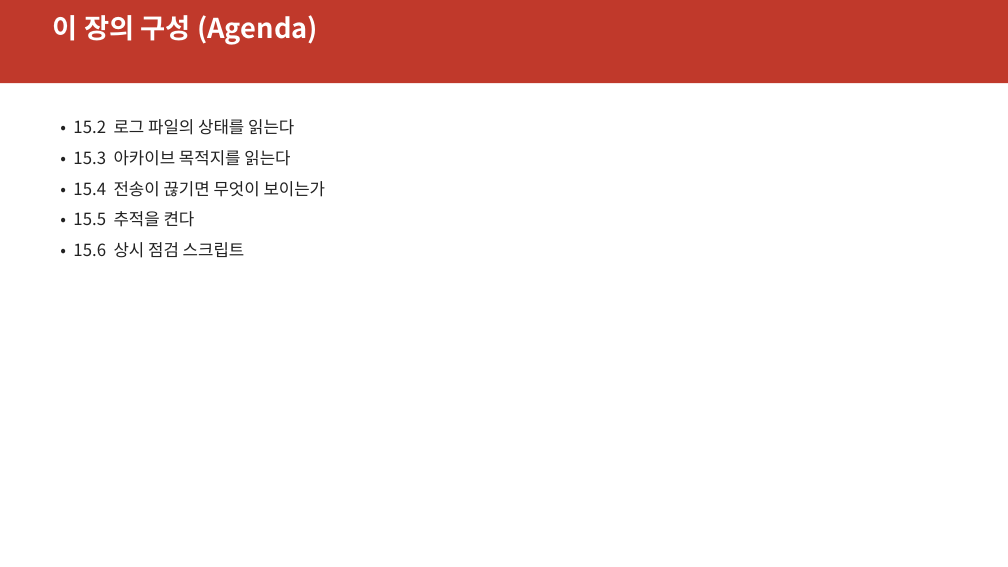
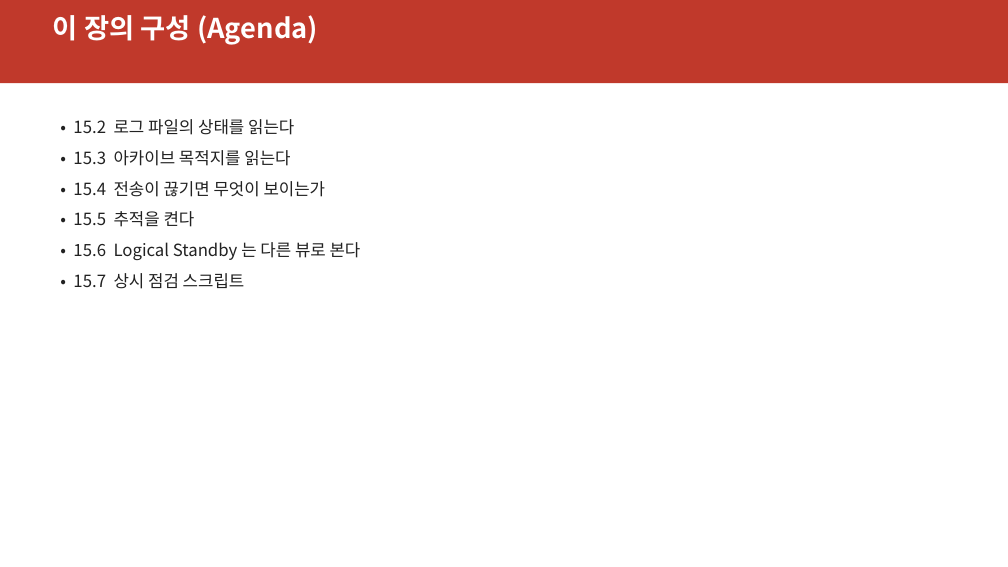
Before and after one commit to elpisk/OracleManual, a slide deck: slide 3 of ADG/15장/15장_V뷰기반모니터링과문제해결.pptx. Drawn at 1008x567 pixels with LibreOffice and Linux fonts; fonts in the diff are those of the drawing. Boxes give left, top, right and bottom in pixels: in the first picture for what was removed or moved away, otherwise in the second. Text is boxed around its words. In the diff, an @@ line names an element or a change of style, - is before the commit and + after.

```diff
--- a/ADG/15장/15장_V뷰기반모니터링과문제해결.pptx
+++ b/ADG/15장/15장_V뷰기반모니터링과문제해결.pptx
@@ text at [73,242,361,289]: text changed @@
-• 15.6 상시 점검 스크립트
+• 15.6 Logical Standby 는 다른 뷰로 본다
+• 15.7 상시 점검 스크립트
```
Also in this commit, not shown: 3 other slides changed, 4 slides added, 7 other files.
